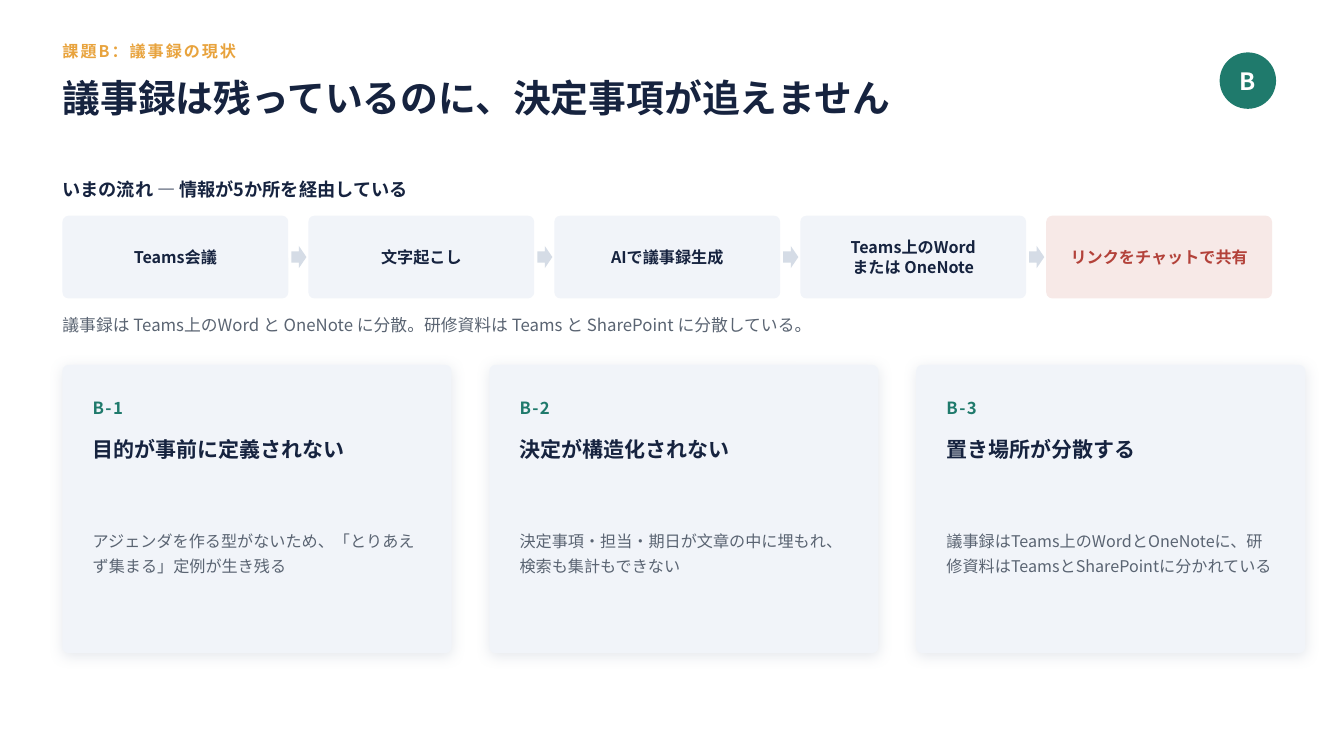
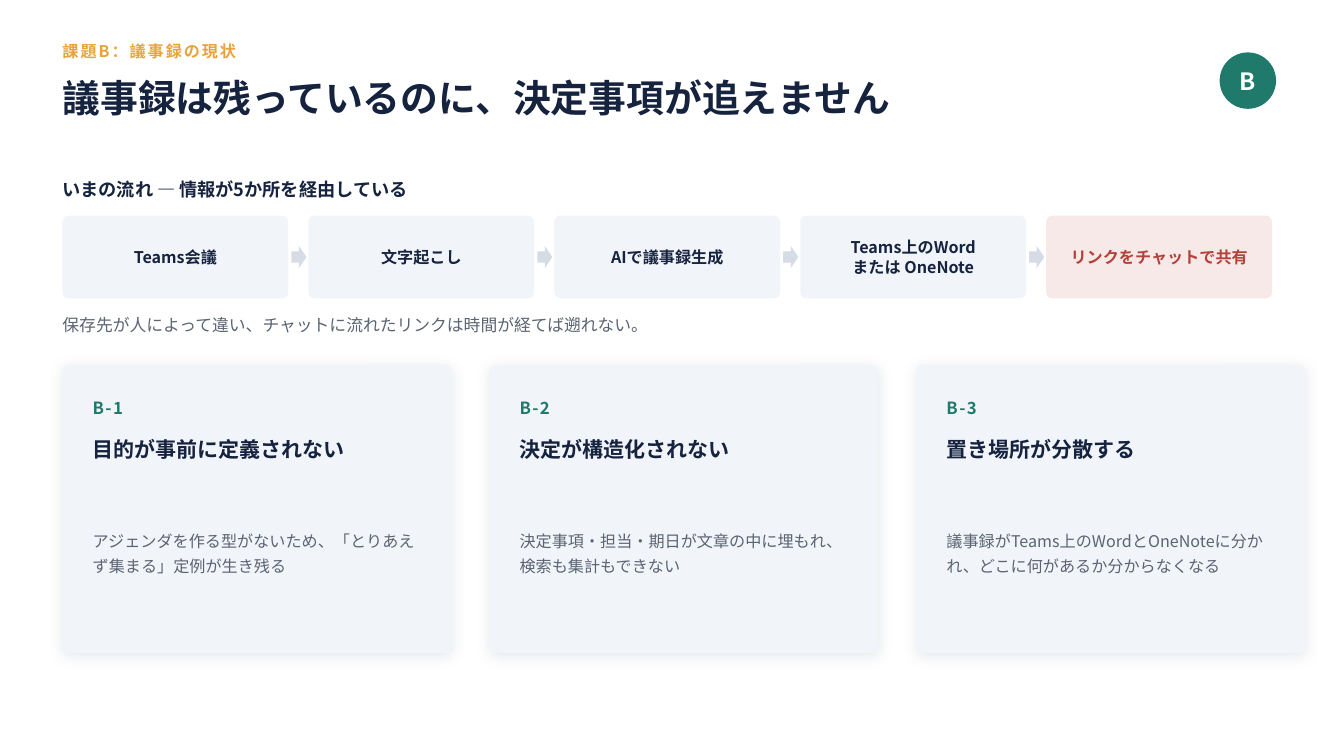
Before and after one commit to nii-d/claude-test, a slide deck: slide 10 of slides/notion-proposal.pptx. Drawn at 1344x756 pixels with LibreOffice and Linux fonts; fonts in the diff are those of the drawing. Boxes give left, top, right and bottom in pixels: in the first picture for what was removed or moved away, otherwise in the second. Text is boxed around its words. In the diff, an @@ line names an element or a change of style, - is before the commit and + after.

```diff
--- a/slides/notion-proposal.pptx
+++ b/slides/notion-proposal.pptx
@@ text at [62,317,648,333]: text changed @@
-議事録は Teams上のWord と OneNote に分散。研修資料は Teams と SharePoint に分散している。
+保存先が人によって違い、チャットに流れたリンクは時間が経てば遡れない。
@@ text at [946,533,1263,574]: text changed @@
-議事録はTeams上のWordとOneNoteに、研修資料はTeamsとSharePointに分かれている
+議事録がTeams上のWordとOneNoteに分かれ、どこに何があるか分からなくなる
```
Also in this commit, not shown: 8 other slides changed, 3 other files.
